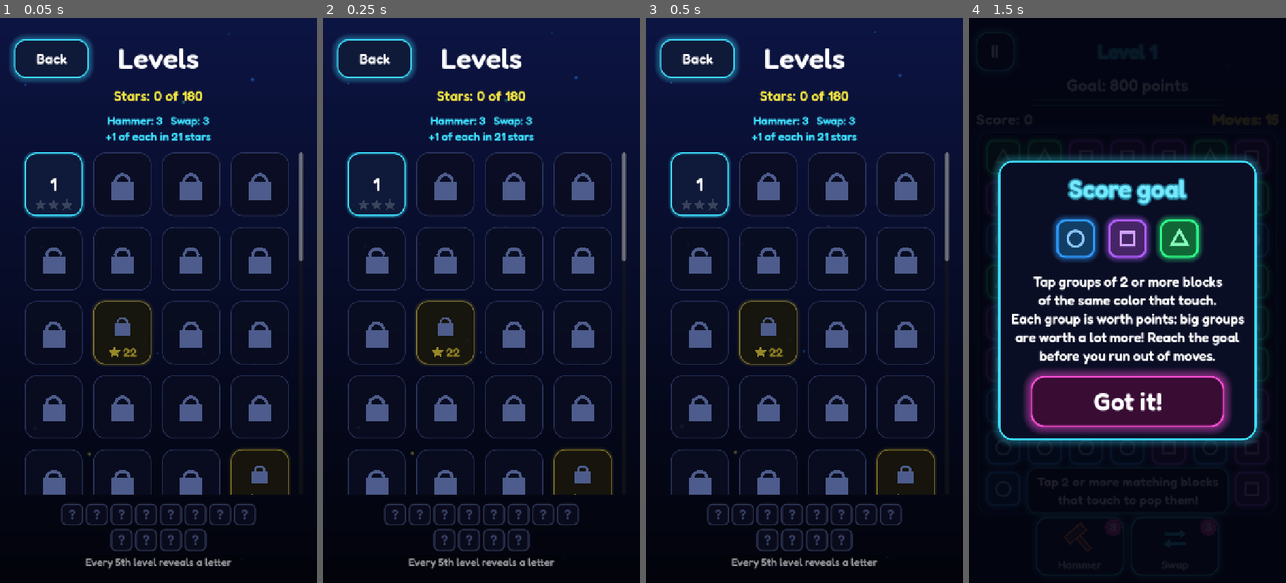
Above: before the commit, frames 1-4 (left to right).
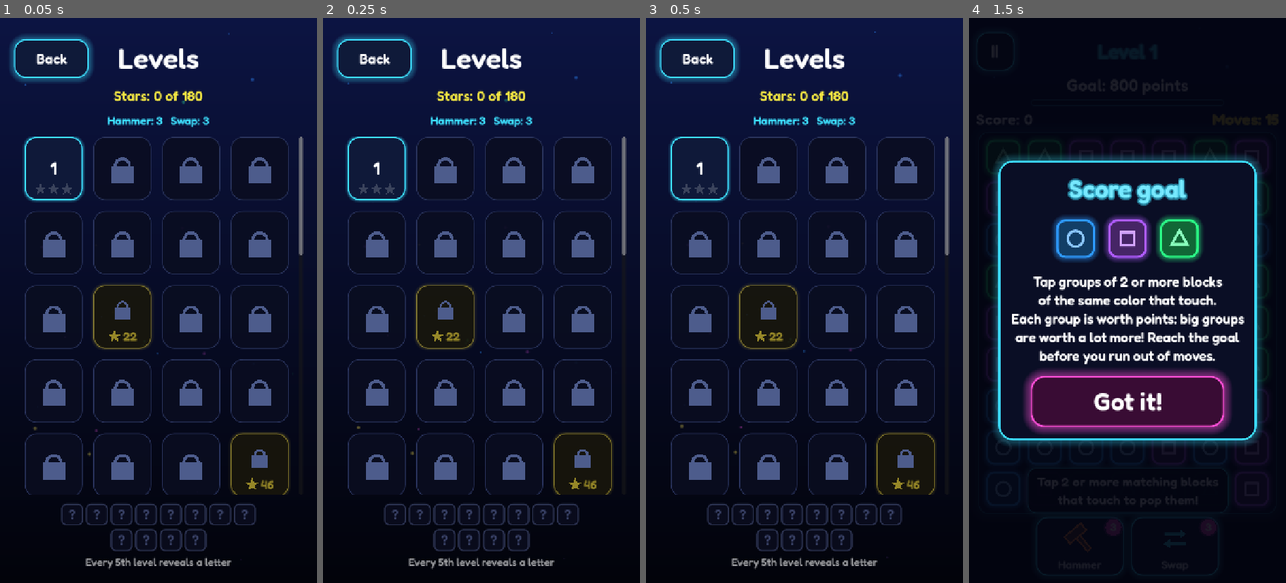
Above: after the commit, the same moments.

Repository: matheusmontagner8/colorbitz
Game: Godot game, scene res://scenes/level_select.tscn
The game is run twice, just before and just after one commit, with the same random seed, the same clock (stepped at 60 frames per second) and the same inputs. This scene is started directly instead of the project's main scene. Sound files missing from this copy of the repository are replaced by a short silence.
Inputs:
- Up to frame 1 (0.05 s): no input
- Up to frame 2 (0.25 s): no input
- Up to frame 3 (0.5 s): no input
- Up to frame 4 (1.5 s): click "1" at 0.5 s; click "II" at 1.25 s

The runs differ from the first frame. In frame 1, 12% of the frame differs, in the area x 7-96%, y 20-85%; in frame 2, 12%; in frame 3, 12%; in frame 4, nothing differs.

Commit message:
Estrelas deixam de dar poderes
Com a sequência de vitórias, chefes, patentes e baú, ganhar +1 de cada a
cada 21 estrelas deixava os poderes fáceis demais (e tiraria o valor de um
futuro pacote de compras). Agora os poderes vêm só de prêmios.

- Progress: saldo = 3 iniciais + prêmios - usados; save versão 2.
- Saves antigos (versão 1) ficam com os poderes já ganhos por estrelas
  (viram prêmio), mas novas estrelas não dão mais.
- Tela de fases mostra só o saldo; cartão do modo infinito atualizado.

Co-Authored-By: Claude Opus 5.5 <noreply@anthropic.com>

Diff:
--- a/data/lang/en.json
+++ b/data/lang/en.json
@@ -39,7 +39,7 @@
 	"Nova letra: %s!": "New letter: %s!",
 	"Cada fase múltipla de 5 revela uma letra": "Every 5th level reveals a letter",
 	"Vença a fase 100 do modo infinito": "Beat level 100 in infinite mode",
-	"Martelo: %d   Troca: %d\nMais 1 de cada em %d %s": "Hammer: %d   Swap: %d\n+1 of each in %d %s",
+	"Martelo: %d   Troca: %d": "Hammer: %d   Swap: %d",
 	"estrela": "star",
 	"estrelas": "stars",
 	"Fase %d": "Level %d",
@@ -159,7 +159,7 @@
 	"Este tabuleiro tem buracos.\nOs blocos caem através deles\nnormalmente, como se não\nestivessem ali.": "This board has holes.\nBlocks fall through them\nnormally, as if they\nweren't there.",
 	"Um desafio novo todo dia, igual para\ntodos os jogadores. Você pode tentar\nquantas vezes quiser: a primeira vitória\ …(193 unchanged characters)…
 	"Modo infinito": "Infinite mode",
-	"Parabéns! Agora as fases continuam\npara sempre, cada uma com um desafio.\nAs estrelas continuam valendo poderes.": "Congratulations! Now the levels go on\nforever, each one with a challenge.\nStars still earn you powers.",
+	"Parabéns! Agora as fases continuam\npara sempre, cada uma com um desafio.\nVá o mais longe que conseguir!": "Congratulations! Now the levels go on\nforever, each one with a challenge.\nGo as far as you can!",
 	"Daltonismo: %s": "Colorblind: %s",
 	"Daltonismo: desligado": "Colorblind: off",
 	"Quase! Faltou:": "So close! Missing:",
--- a/scripts/game_state.gd
+++ b/scripts/game_state.gd
@@ -152,20 +152,18 @@
 
 
 ## Registra uma vitória na fase atual (ou na diária) e salva.
-## Retorna quantos poderes de cada tipo o jogador ganhou (estrelas novas ou
-## primeira vitória do dia na fase diária). No modo infinito, os prêmios de
-## chefe, patente e baú ficam em [member last_rewards].
+## Retorna quantos poderes de cada tipo o jogador ganhou (primeira vitória do
+## dia na fase diária). No modo infinito, os prêmios de chefe, patente, baú e
+## sequência ficam em [member last_rewards].
 func complete_current_level(stars: int, score: int = 0) -> int:
 	var gained := 0
 	last_rewards = []
 	if daily_mode:
 		gained = progress.record_daily_win(today(), score)
 	else:
-		var before: int = progress.powers_granted()
 		var id := int(current_level().get("id", current_index + 1))
 		var first_win: bool = progress.stars_for(id) == 0
 		progress.record_result(id, stars)
-		gained = progress.powers_granted() - before
 		if is_endless():
 			last_rewards = progress.claim_endless_rewards(id, first_win, levels.size())
 	check_achievements()
--- a/scripts/intros.gd
+++ b/scripts/intros.gd
@@ -39,7 +39,7 @@
 	"daily": {"title": "Fase diária", "icon": [4, 0, 3],
 		"text": "Um desafio novo todo dia, igual para\ntodos os jogadores. Você pode tentar\nquantas vezes quiser: a primeira vitória\ndo dia vale +1 Martelo e +1 Troca."},
 	"endless": {"title": "Modo infinito", "icon": [5, 2, 1],
-		"text": "Parabéns! Agora as fases continuam\npara sempre, cada uma com um desafio.\nAs estrelas continuam valendo poderes."},
+		"text": "Parabéns! Agora as fases continuam\npara sempre, cada uma com um desafio.\nVá o mais longe que conseguir!"},
 	"endless_goals": {"title": "Metas do infinito", "icon": ["chest", "crown", "medal"],
 		"text": "Cada estrela enche o baú: com 30\nestrelas ele abre e dá poderes.\nA cada 10 fases vem uma fase chefe.\nVencer chefes dá patentes: Bronze,\nPrata, Ouro e outras ainda maiores."},
 	"boss": {"title": "Fase chefe!", "icon": ["crown"],
--- a/scripts/progress.gd
+++ b/scripts/progress.gd
@@ -6,7 +6,8 @@
 const Achievements = preload("res://scripts/achievements.gd")
 const Endless = preload("res://scripts/endless.gd")
 
-const SAVE_VERSION := 1
+## 2: estrelas deixaram de dar poderes (veja [method _migrate]).
+const SAVE_VERSION := 2
 const BACKUP_SUFFIX := ".bak"
 
 ## O último [method load_from] usou a cópia de segurança (o save estava estragado).
@@ -24,13 +25,16 @@
 var language := ""
 
 ## Poderes especiais que o jogador usa quando quiser (decisão de design):
-## começa com POWER_START de cada e ganha +1 de cada a cada POWER_STARS_STEP
-## estrelas. Guardamos só quantos foram usados; o saldo é calculado.
+## começa com POWER_START de cada; os outros vêm de prêmios (recompensa e fase
+## diária, conquistas, chefes, patentes, baú e sequência). Estrelas não dão
+## poderes (até a versão 0.5.0 davam +1 a cada 21; veja [method _migrate]).
+## Guardamos os ganhos e os usados; o saldo é calculado.
 const POWERS := ["hammer", "swap"]
 const POWER_START := 3
-const POWER_STARS_STEP := 21
+## Saves antigos: +1 de cada a cada OLD_POWER_STARS_STEP estrelas.
+const OLD_POWER_STARS_STEP := 21
 var powers_used: Dictionary = {}
-## Poderes extras ganhos fora das estrelas (recompensa diária, fase diária, conquistas).
+## Poderes ganhos em prêmios, somados aos POWER_START iniciais.
 var powers_bonus: Dictionary = {}
 
 ## Recompensa diária: último dia resgatado (Daily.day_number) e dias seguidos.
@@ -170,14 +174,9 @@
 	return total
 
 
-## Quantos de cada poder o jogador já ganhou no total (iniciais + estrelas).
-func powers_granted() -> int:
-	return POWER_START + total_stars() / POWER_STARS_STEP
-
-
 ## Saldo atual do poder (nunca negativo).
 func power_count(power: String) -> int:
-	return maxi(0, powers_granted() + int(powers_bonus.get(power, 0)) - int(powers_used.get(power, 0)))
+	return maxi(0, POWER_START + int(powers_bonus.get(power, 0)) - int(powers_used.get(power, 0)))
 
 
 ## Soma poderes extras, ex.: {"hammer": 1, "swap": 2}.
@@ -193,11 +192,6 @@
 		return false
 	powers_used[power] = int(powers_used.get(power, 0)) + 1
 	return true
-
-
-## Estrelas que faltam para ganhar o próximo poder de cada.
-func stars_to_next_power() -> int:
-	return POWER_STARS_STEP - total_stars() % POWER_STARS_STEP
 
 
 # --- Recompensa e fase diária -------------------------------------------------
@@ -384,6 +378,15 @@
 		reduce_effects = bool(settings.get("reduce_effects", false))
 		colorblind = bool(settings.get("colorblind", false))
 		language = str(settings.get("language", ""))
+	_migrate(int(data.get("version", SAVE_VERSION)))
+
+
+## Atualiza saves de versões antigas.
+## Versão 1: as estrelas davam +1 de cada poder a cada 21; quem já tinha
+## ganhado esses poderes fica com eles (viram prêmio), mas não ganha mais.
+func _migrate(version: int) -> void:
+	if version < 2:
+		add_powers({"hammer": total_stars() / OLD_POWER_STARS_STEP, "swap": total_stars() / OLD_POWER_STARS_STEP})
 
 
 ## Grava primeiro em um arquivo temporário e depois troca, para não
--- a/scripts/ui/level_select.gd
+++ b/scripts/ui/level_select.gd
@@ -59,9 +59,7 @@
 	powers.horizontal_alignment = HORIZONTAL_ALIGNMENT_CENTER
 	powers.add_theme_font_size_override("font_size", 26)
 	powers.add_theme_color_override("font_color", Color("#3DE0FF"))
-	var next: int = progress.stars_to_next_power()
-	powers.text = tr("Martelo: %d   Troca: %d\nMais 1 de cada em %d %s") % [
-		progress.power_count("hammer"), progress.power_count("swap"), next, tr("estrela") if next == 1 else tr("estrelas")]
+	powers.text = tr("Martelo: %d   Troca: %d") % [progress.power_count("hammer"), progress.power_count("swap")]
 	%StarsLabel.add_sibling(powers)
 	if last_unlocked:
 		# Rola até a fase mais avançada liberada.
--- a/tests/test_progress.gd
+++ b/tests/test_progress.gd
@@ -183,28 +183,37 @@
 	assert_true(p.music_on)
 
 
-func test_powers_start_at_3_and_grow_every_21_stars() -> void:
+func test_powers_start_at_3_and_stars_do_not_give_more() -> void:
 	var p := Progress.new()
 	assert_eq(p.power_count("hammer"), 3)
 	assert_eq(p.power_count("swap"), 3)
-	for i in 5:
-		p.record_result(i + 1, 2)  # 10 estrelas
-	assert_eq(p.power_count("hammer"), 3)
-	assert_eq(p.stars_to_next_power(), 11)
-	p.record_result(6, 3)
-	p.record_result(7, 3)
-	p.record_result(8, 3)
-	p.record_result(9, 2)  # 21 estrelas
-	assert_eq(p.power_count("hammer"), 4)
-	assert_eq(p.power_count("swap"), 4)
-	for i in 4:
+	for i in 30:
+		p.record_result(i + 1, 3)  # 90 estrelas
+	assert_eq(p.power_count("hammer"), 3, "estrelas não dão poderes")
+	for i in 3:
 		assert_true(p.use_power("hammer"))
 	assert_false(p.use_power("hammer"), "sem saldo")
 	assert_eq(p.power_count("hammer"), 0)
-	assert_eq(p.power_count("swap"), 4, "cada poder tem o seu saldo")
-	for i in 7:
-		p.record_result(10 + i, 3)  # 42 estrelas
-	assert_eq(p.power_count("hammer"), 1, "ganha mais um ao chegar em 42")
+	assert_eq(p.power_count("swap"), 3, "cada poder tem o seu saldo")
+	p.add_powers({"hammer": 2})
+	assert_eq(p.power_count("hammer"), 2, "prêmios somam")
+
+
+func test_old_save_keeps_powers_earned_by_stars() -> void:
+	# Save da versão 1: 45 estrelas tinham dado +2 de cada (a cada 21).
+	var stars := {}
+	for i in 15:
+		stars[str(i + 1)] = 3
+	var p := Progress.new()
+	p.from_dict({"version": 1, "stars": stars, "powers_used": {"hammer": 4}, "powers_bonus": {"swap": 1}})
+	assert_eq(p.power_count("hammer"), 3 + 2 - 4, "o que já tinha continua")
+	assert_eq(p.power_count("swap"), 3 + 2 + 1)
+	for i in range(15, 30):
+		p.record_result(i + 1, 3)
+	assert_eq(p.power_count("hammer"), 1, "novas estrelas não dão mais")
+	var q := Progress.new()
+	q.from_dict(JSON.parse_string(JSON.stringify(p.to_dict())))
+	assert_eq(q.power_count("swap"), 6, "migra uma vez só")
 
 
 func test_powers_used_survive_save() -> void:
Binary file changed: docs/about.png
Binary file changed: docs/achievements.png
Binary file changed: docs/bomb.png
Binary file changed: docs/bonus.png
Binary file changed: docs/boss.png
Binary file changed: docs/boss_result.png
Binary file changed: docs/colorblind.png
Binary file changed: docs/daily.png
Binary file changed: docs/daily_result.png
Binary file changed: docs/daily_reward.png
Binary file changed: docs/daily_reward_7.png
Binary file changed: docs/effects.png
(and 38 more such lines)
